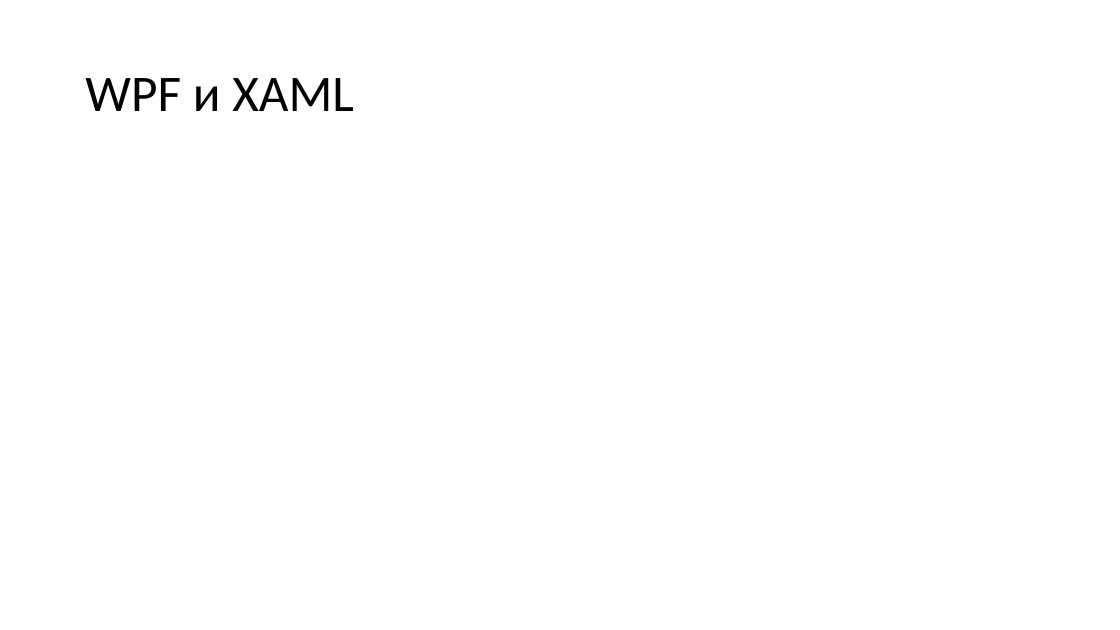
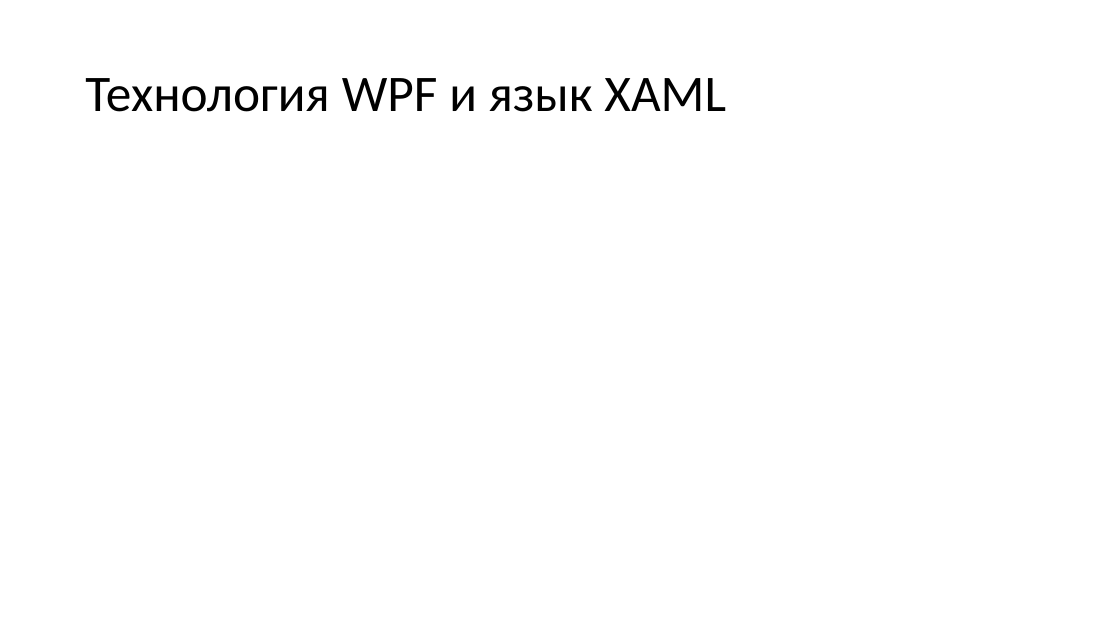
Before and after one commit to N0tilT/Timelon, a slide deck: slide 13 of docs/Timelon.pptx. Drawn at 1120x630 pixels with LibreOffice and Linux fonts; fonts in the diff are those of the drawing. Boxes give left, top, right and bottom in pixels: in the first picture for what was removed or moved away, otherwise in the second. Text is boxed around its words. In the diff, an @@ line names an element or a change of style, - is before the commit and + after.

Commit message:
пр2

```diff
--- a/docs/Timelon.pptx
+++ b/docs/Timelon.pptx
@@ title at (85,78,726,112): text changed @@
-WPF и XAML
+Технология WPF и язык XAML
```
Also in this commit, not shown: 3 other slides changed.
